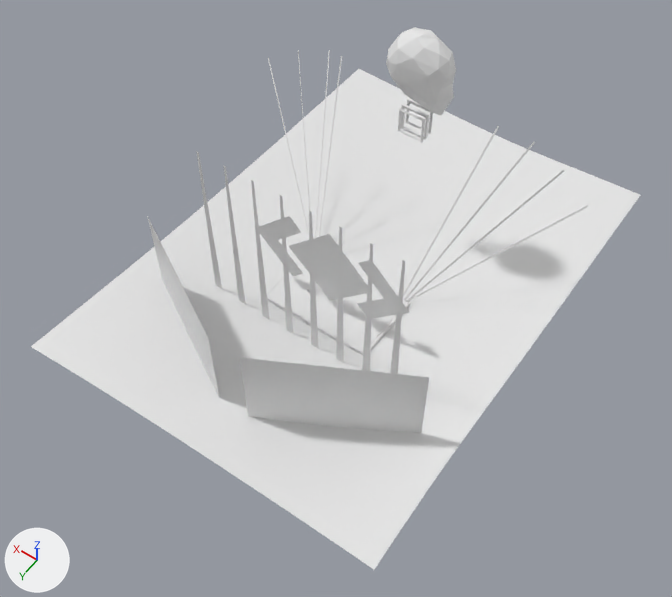
One commit to the glTF model src/models/scene.glb: the scene before it, then after it.
Both versions are drawn from a 50 mm lens placed at (-23.2, 41.0, 51.4), pointed at (-1.7, 11.0, 4.3). Every picture has the same lights, and +X, +Y and +Z are marked at lower left. Where no turn or scale is listed for an object, it has been applied to the vertices.

Names of what the first picture shows: 'Cube', 'Head', 'Left Side Back light', 'Light 1.003', 'Light 1.004', 'Middle Back light', 'Plane', 'Right Side Back light', 'Sound Left', 'Sound Right'.
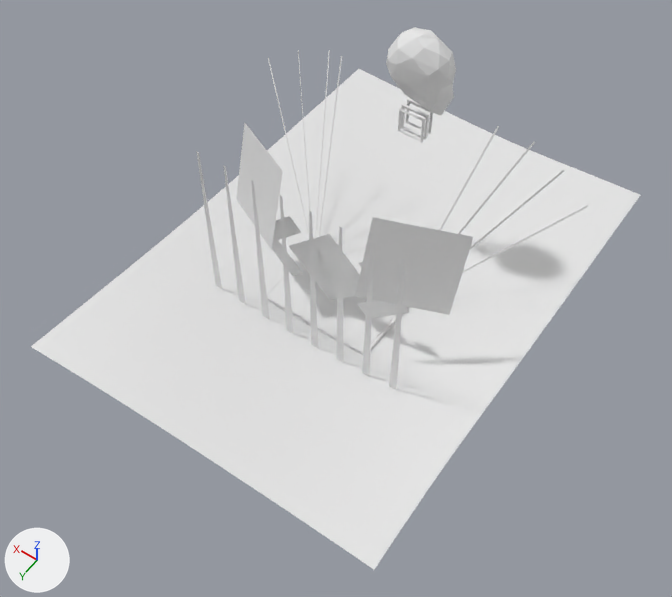
Diff of the bpy script that builds the scene:
```diff
--- a/src/models/scene.glb.py
+++ b/src/models/scene.glb.py
@@ ob_sound_left @@
 ob_sound_left = bpy.data.objects.new('Sound Left', me_plane_016)
-ob_sound_left.location = (-5.93, 17.12, 3.62)
-ob_sound_left.rotation_euler = (1.571, 0.0, 0.495)  # degrees (90, 0, 28)
-ob_sound_left.scale = (10.8, 7.57, 7.57)
+ob_sound_left.location = (-5.93, 8.99, 8.29)
+ob_sound_left.rotation_euler = (1.814, -0.129, 0.48)  # degrees (104, -7.4, 28)
+ob_sound_left.scale = (6.0, 6.0, 6.0)
@@ ob_sound_right @@
 ob_sound_right = bpy.data.objects.new('Sound Right', me_plane_017)
-ob_sound_right.location = (5.93, 17.12, 3.62)
-ob_sound_right.rotation_euler = (1.571, 0.0, -0.495)  # degrees (90, 0, -28)
-ob_sound_right.scale = (-10.8, 7.57, 7.57)
+ob_sound_right.location = (5.93, 8.99, 8.29)
+ob_sound_right.rotation_euler = (1.814, 0.129, -0.48)  # degrees (104, 7.4, -28)
+ob_sound_right.scale = (-6.0, 6.0, 6.0)
```

What differs and where, as boxes (x1, y1, x2, y2) in the pictures (672 x 597 px):
'Sound Left', moved, turned, rescaled: before (240, 358, 429, 433); after (355, 217, 473, 315)
'Sound Right', moved, turned, rescaled: before (147, 216, 219, 396); after (236, 123, 283, 250)
